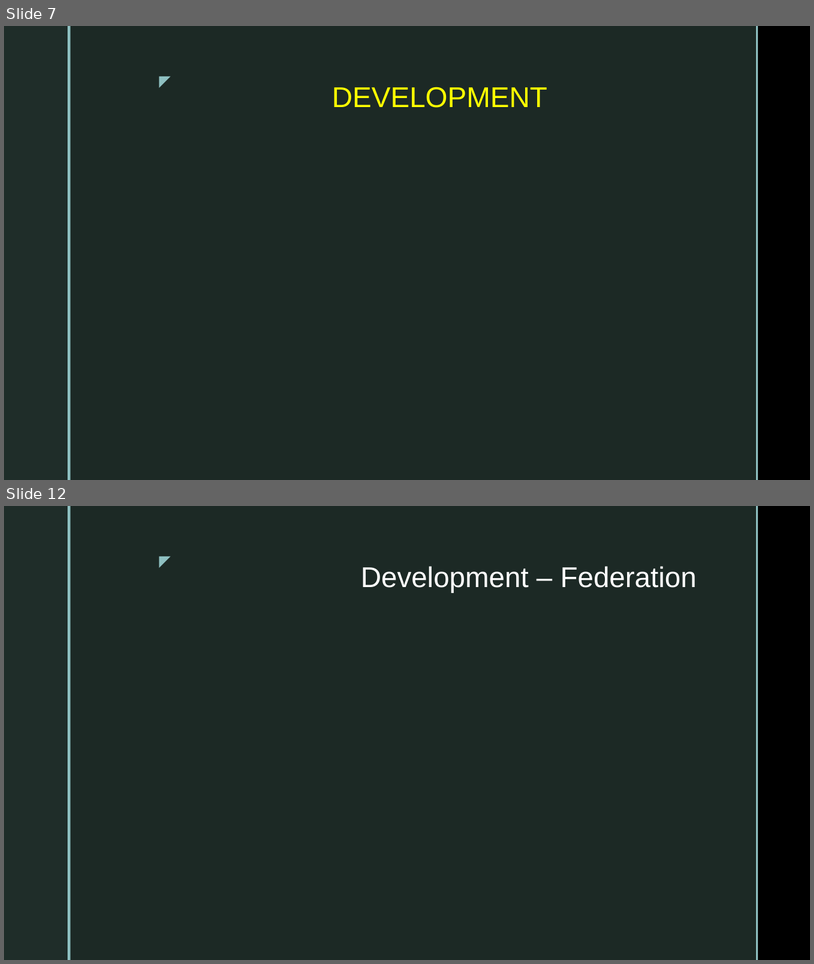
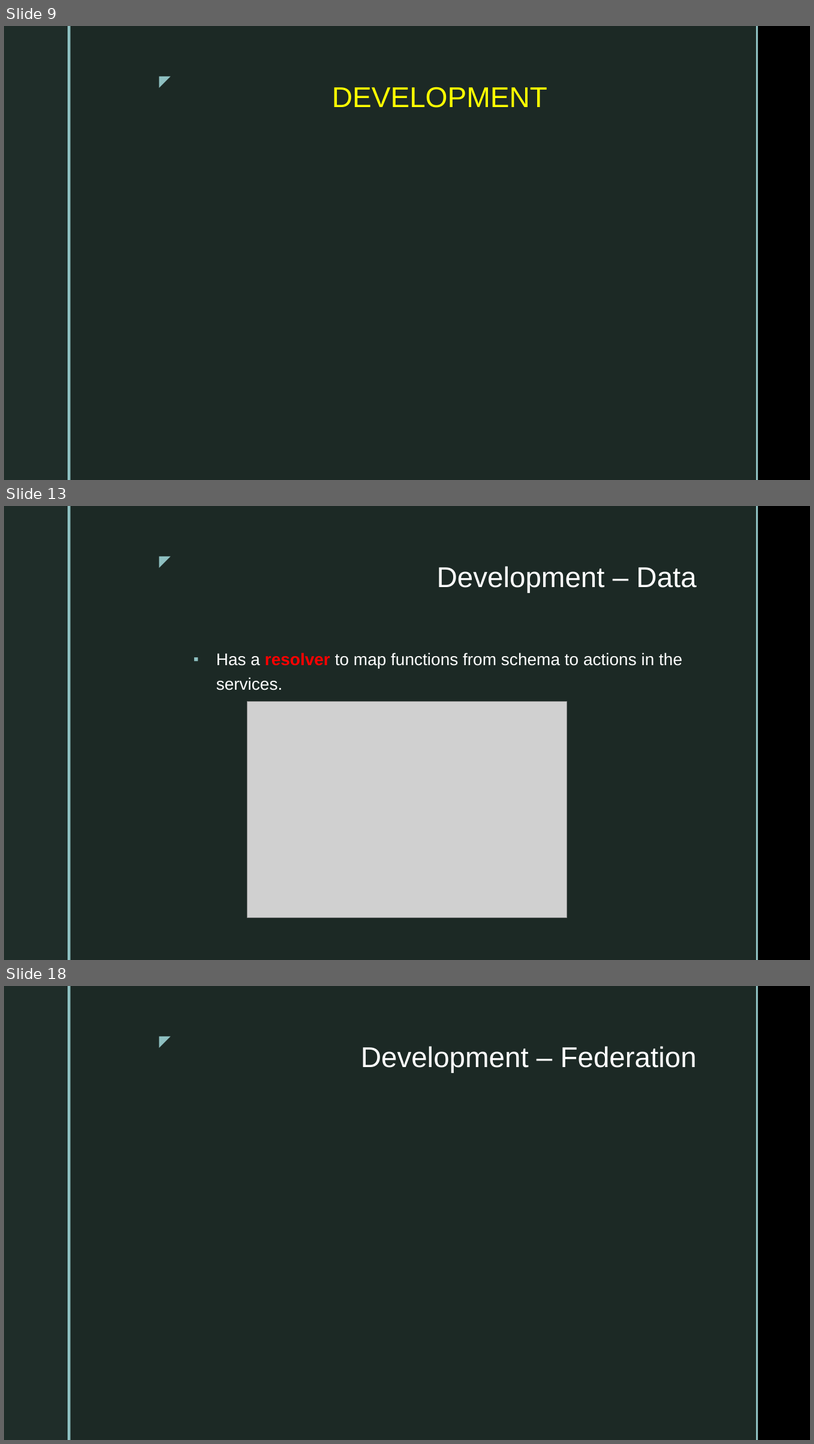
Before and after one commit to dtvu94/Apollo-Server-Client, a slide deck: Docs/Apollo_Server.pptx. Shown one above the other, each under a label of ours: slides 7 and 12 before the commit, slides 9, 13 and 18 after it; the slides between them are not shown. The pictures are 814x964 and 814x1444 pixels, drawn with LibreOffice and Linux fonts; fonts in the diff are those of the drawing; grey boxes stand for pictures; background and template pictures are left out. Boxes give left, top, right and bottom in pixels: in the first picture for what was removed or moved away, otherwise in the second. Text is boxed around its words. In the diff, an @@ line names an element or a change of style, - is before the commit and + after.

Commit message:
Update server schema

```diff
--- a/Docs/Apollo_Server.pptx
+++ b/Docs/Apollo_Server.pptx
@@ slide 13 added at (4,506,810,960), background picture (left out); not listed: 5 template elements that a slide beside it also shows @@
@@ title added at (437,566,696,592), 34 pt, text #FFFFFF @@
+Development – Data
@@ text added at (216,652,683,690), 20 pt, text #FFFFFF @@
+▪ Has a resolver to map functions from schema to actions in the services.
@@ picture added at (248,702,567,918) @@
@@ what was slide 7 is now slide 9 @@
@@ what was slide 12 is now slide 18 @@
```
Also in this commit, not shown: 3 slides changed, 7 other slides added, 2 slides removed, 9 other files.
